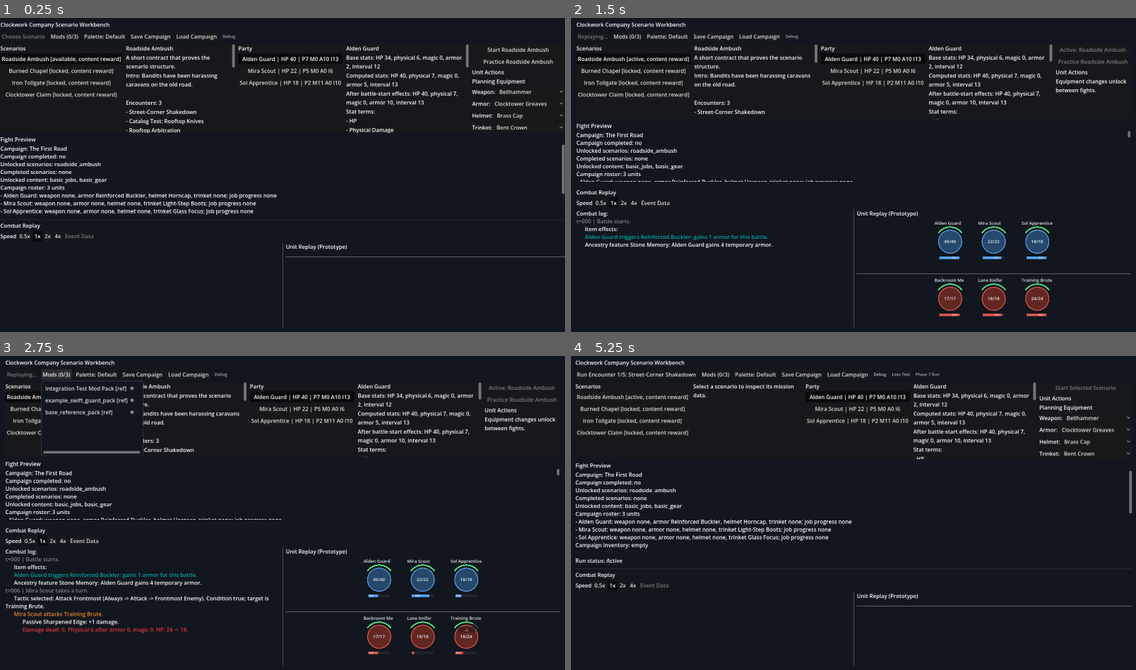
Above: before the commit, frames 1-4 (two rows, left to right).
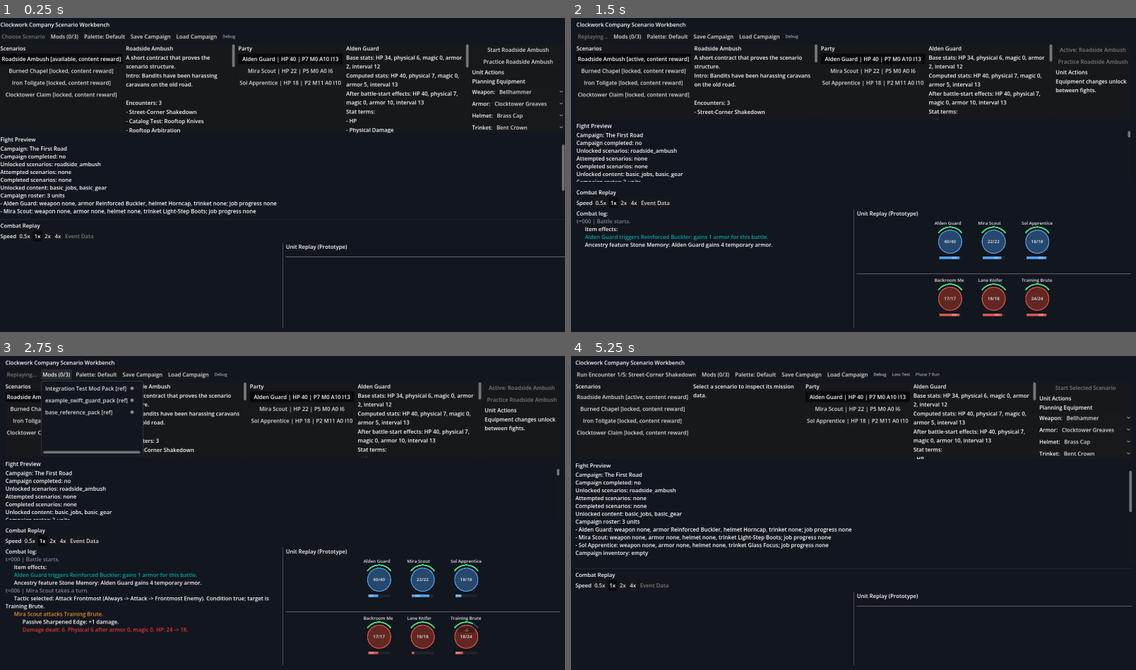
Above: after the commit, the same moments.

Repository: aqvm/clockwork-company
Game: Godot game, scene res://scenes/combat_test_scene.tscn
The game is run twice, just before and just after one commit, with the same random seed, the same clock (stepped at 60 frames per second) and the same inputs.
Inputs:
- Up to frame 1 (0.25 s): no input
- Up to frame 2 (1.5 s): click "Start Roadside Ambush" at 0.5 s; click "Run Encounter 1/3: Street-Cor…" at 1.25 s
- Up to frame 3 (2.75 s): click "Mods (0/3)" at 2 s
- Up to frame 4 (5.25 s): click "Palette: Default" at 2.75 s; click "Palette: Colorblind" at 3.5 s; click "Debug" at 4.25 s; click "Loss Test" at 5 s

The runs differ from the first frame. In frame 1, 1.7% of the frame differs, in the area x 0-100%, y 15-63%; in frame 2, 0.5%; in frame 3, 0.5%; in frame 4, 2.3%, in the area x 0-100%, y 44-66%.

Commit message:
Track failed campaign scenario attempts

Diff:
--- a/clockwork-company/scripts/campaign/campaign_manager.gd
+++ b/clockwork-company/scripts/campaign/campaign_manager.gd
@@ -71,6 +71,10 @@
 		progress.campaign_completed = true
 
 
+func fail_scenario(scenario_id: String) -> void:
+	progress.mark_scenario_attempted(scenario_id)
+
+
 func campaign_party_snapshot() -> Array[UnitDefinition]:
 	return roster_state.active_party_snapshot()
 
@@ -98,6 +102,7 @@
 	lines.append("Campaign: %s" % campaign.display_name)
 	lines.append("Campaign completed: %s" % ("yes" if progress.campaign_completed else "no"))
 	lines.append("Unlocked scenarios: %s" % _join_or_none(progress.unlocked_scenario_ids))
+	lines.append("Attempted scenarios: %s" % _join_or_none(progress.attempted_scenario_ids))
 	lines.append("Completed scenarios: %s" % _join_or_none(progress.completed_scenario_ids))
 	lines.append("Unlocked content: %s" % _join_or_none(progress.unlocked_content_ids))
 	for roster_line in roster_state.status_lines():
--- a/clockwork-company/scripts/campaign/campaign_progress.gd
+++ b/clockwork-company/scripts/campaign/campaign_progress.gd
@@ -2,6 +2,7 @@
 class_name CampaignProgress
 
 var current_scenario_id := ""
+var attempted_scenario_ids: Array[String] = []
 var completed_scenario_ids: Array[String] = []
 var unlocked_scenario_ids: Array[String] = []
 var unlocked_content_ids: Array[String] = []
@@ -10,6 +11,7 @@
 
 func reset(starting_scenario_ids: Array[String], starting_unlocks: Array[String]) -> void:
 	current_scenario_id = ""
+	attempted_scenario_ids.clear()
 	completed_scenario_ids.clear()
 	unlocked_scenario_ids = starting_scenario_ids.duplicate()
 	unlocked_content_ids = starting_unlocks.duplicate()
@@ -24,7 +26,14 @@
 	current_scenario_id = scenario_id
 
 
+func mark_scenario_attempted(scenario_id: String) -> void:
+	if not scenario_id.is_empty() and not attempted_scenario_ids.has(scenario_id):
+		attempted_scenario_ids.append(scenario_id)
+	current_scenario_id = ""
+
+
 func mark_scenario_completed(scenario_id: String) -> void:
+	mark_scenario_attempted(scenario_id)
 	if not completed_scenario_ids.has(scenario_id):
 		completed_scenario_ids.append(scenario_id)
 	current_scenario_id = ""
@@ -45,6 +54,7 @@
 func to_save_data() -> Dictionary:
 	return {
 		"current_scenario_id": "",
+		"attempted_scenario_ids": attempted_scenario_ids.duplicate(),
 		"completed_scenario_ids": completed_scenario_ids.duplicate(),
 		"unlocked_scenario_ids": unlocked_scenario_ids.duplicate(),
 		"unlocked_content_ids": unlocked_content_ids.duplicate(),
@@ -54,6 +64,7 @@
 
 func apply_save_data(data: Dictionary, valid_scenario_ids: Array[String]) -> void:
 	current_scenario_id = ""
+	attempted_scenario_ids = _valid_scenario_id_array(data.get("attempted_scenario_ids", []), valid_scenario_ids)
 	completed_scenario_ids = _valid_scenario_id_array(data.get("completed_scenario_ids", []), valid_scenario_ids)
 	unlocked_scenario_ids = _valid_scenario_id_array(data.get("unlocked_scenario_ids", []), valid_scenario_ids)
 	unlocked_content_ids = _string_array(data.get("unlocked_content_ids", []))
--- a/clockwork-company/scripts/ui/combat_test_scene.gd
+++ b/clockwork-company/scripts/ui/combat_test_scene.gd
@@ -510,6 +510,8 @@
 		return "practice"
 	if campaign_manager.progress.completed_scenario_ids.has(scenario.scenario_id):
 		return "complete"
+	if campaign_manager.progress.attempted_scenario_ids.has(scenario.scenario_id):
+		return "attempted"
 	if campaign_manager.progress.is_scenario_unlocked(scenario.scenario_id):
 		return "available"
 	return "locked"
@@ -836,6 +838,9 @@
 			campaign_manager.complete_scenario(active_campaign_scenario_id)
 			active_campaign_scenario_id = ""
 			selected_scenario = null
+		elif run_state.status == RunStateScript.STATUS_LOST and campaign_manager != null and not active_campaign_scenario_id.is_empty():
+			campaign_manager.fail_scenario(active_campaign_scenario_id)
+			active_campaign_scenario_id = ""
 		if run_state.status == RunStateScript.STATUS_WON and campaign_manager != null:
 			_load_planning_party()
 		else:
--- a/clockwork-company/scripts/ui/scenario_detail_panel.gd
+++ b/clockwork-company/scripts/ui/scenario_detail_panel.gd
@@ -33,6 +33,7 @@
 	_add_plain_text("Party size: %d" % scenario.party_size)
 	_add_plain_text("Recommended level: %d-%d" % [scenario.recommended_level_min, scenario.recommended_level_max])
 	_add_plain_text("Status: %s" % _status_summary(status_text))
+	_add_attempt_state(scenario, campaign_progress)
 	_add_plain_text("Tags: %s" % _join_values(scenario.tags, ", "))
 	_add_plain_text("Content unlocks: %s" % _join_values(scenario.content_unlocks, ", "))
 	_add_content_unlock_state(scenario, campaign_progress)
@@ -99,6 +100,17 @@
 	_add_plain_text("Still pending from this scenario: %s" % _join_values(pending, ", "))
 
 
+func _add_attempt_state(scenario: Resource, campaign_progress) -> void:
+	if campaign_progress == null:
+		return
+	if campaign_progress.completed_scenario_ids.has(scenario.scenario_id):
+		_add_plain_text("Attempt knowledge: completed")
+	elif campaign_progress.attempted_scenario_ids.has(scenario.scenario_id):
+		_add_plain_text("Attempt knowledge: attempted - no rewards or progression awarded yet")
+	else:
+		_add_plain_text("Attempt knowledge: none")
+
+
 func _on_resource_mouse_entered(source: Control, resource: Resource) -> void:
 	resource_tooltip_requested.emit(source, resource)
 
@@ -141,6 +153,8 @@
 		return "available - ready to start"
 	if status_text == "complete":
 		return "complete - campaign replay is not implemented yet"
+	if status_text == "attempted":
+		return "attempted - retry is available, but rewards and progression wait for completion"
 	if status_text == "locked":
 		return "locked - complete prerequisite scenarios first"
 	return status_text
--- a/clockwork-company/scripts/ui/scenario_list_panel.gd
+++ b/clockwork-company/scripts/ui/scenario_list_panel.gd
@@ -36,6 +36,8 @@
 		return "active"
 	if campaign_progress.completed_scenario_ids.has(scenario.scenario_id):
 		return "complete"
+	if campaign_progress.attempted_scenario_ids.has(scenario.scenario_id):
+		return "attempted"
 	if campaign_progress.is_scenario_unlocked(scenario.scenario_id):
 		return "available"
 	return "locked"
Not shown, changed: ARCHITECTURE.md
Not shown, changed: DESIGN_NOTES.md
Not shown, changed: LEARNING_LOG.md
Not shown, changed: TODO.md
